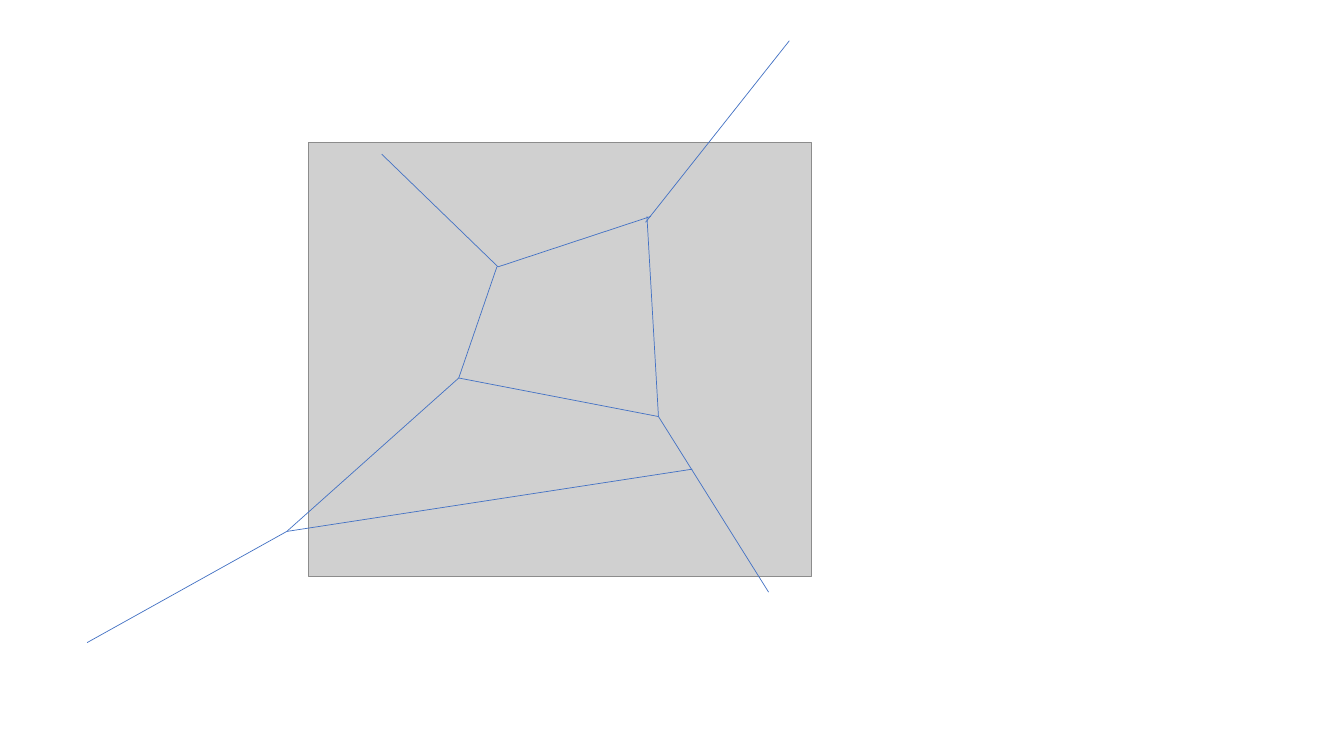
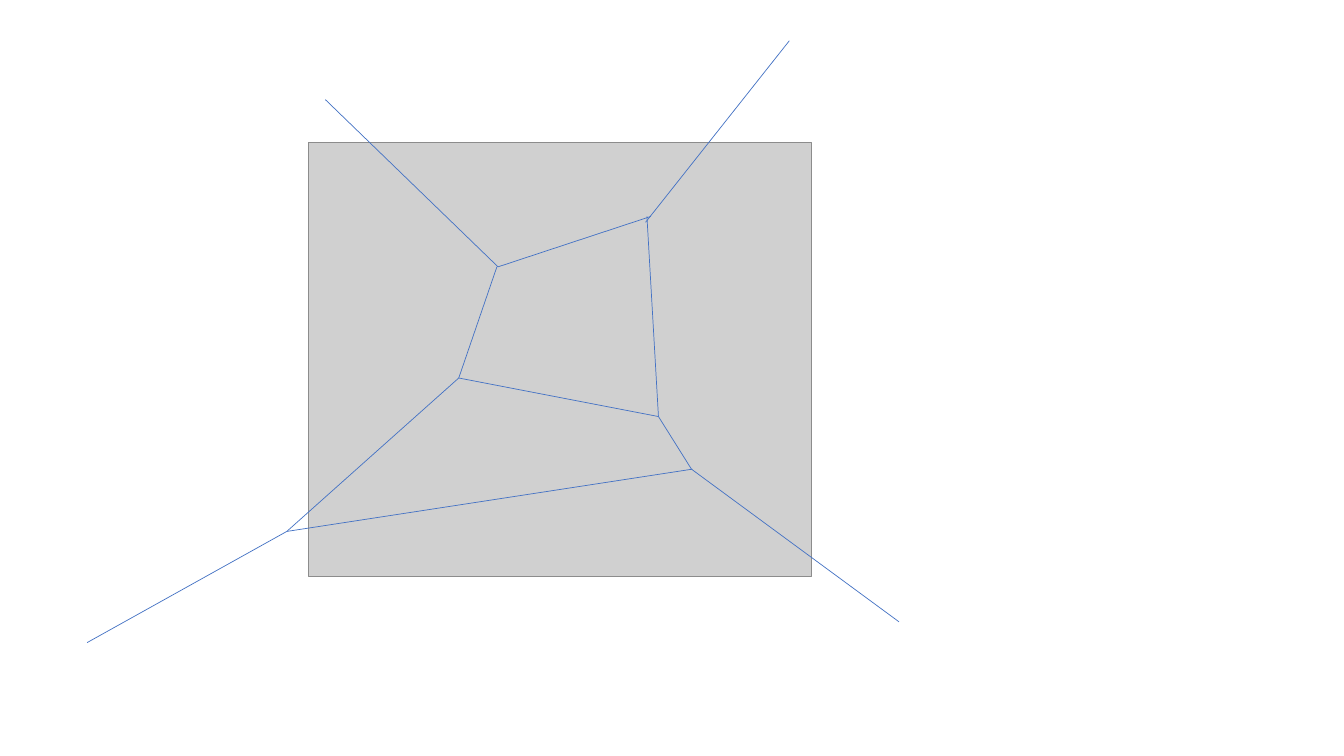
Before and after one commit to USTC-CS-Course-Resource/BigData-Algorithm, a slide deck: slide 1 of answer-of-textbook/image/chapter8/chapter8-image.pptx. Drawn at 1344x756 pixels with LibreOffice and Linux fonts; fonts in the diff are those of the drawing; grey boxes stand for pictures. Boxes give left, top, right and bottom in pixels: in the first picture for what was removed or moved away, otherwise in the second. Text is boxed around its words. In the diff, an @@ line names an element or a change of style, - is before the commit and + after.

```diff
--- a/answer-of-textbook/image/chapter8/chapter8-image.pptx
+++ b/answer-of-textbook/image/chapter8/chapter8-image.pptx
@@ line moved from (498, 267) - (382, 154) to (498, 267) - (326, 100) @@
@@ line moved from (658, 416) - (768, 592) to (658, 416) - (692, 469) @@
@@ line added from (692, 469) to (899, 622), #4472C4 0.5 pt @@
```
Also in this commit, not shown: 2 other files.
